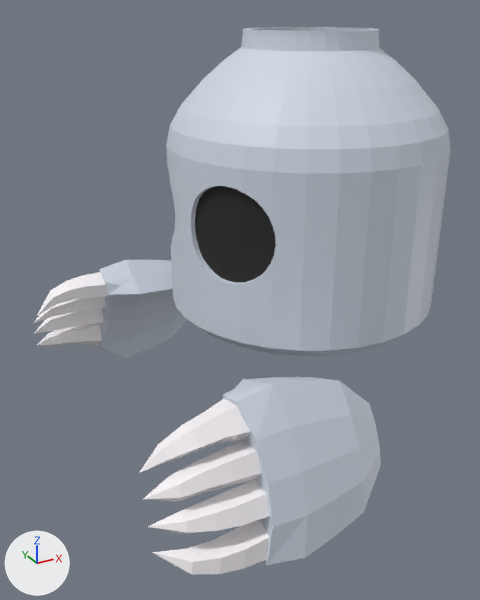
Two versions of the Blender file assets/model/entities/enemt/enemt.blend, one commit apart.
The view is the same before and after, from a camera (50 mm lens) standing at (-2.75, -4.02, 2.13) and looking at (-0.57, -0.05, 0.14). Arrows for +X, +Y and +Z are at lower left; the lights stay in place.

In view in the first picture: 'EyeBG', 'Head', 'Left', 'Right'.
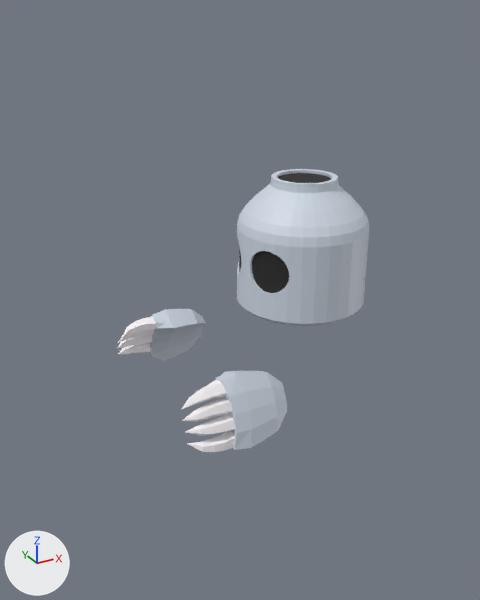
The edits, one by one:
Object 'Right' (ob_right) moves from (-0.786, 1.33, -0.399) to (-0.786, 0.681, -0.394).
Object 'Right' (ob_right) is rescaled from (1.0, 1.0, 1.0) to (0.5, 0.5, 0.5).
Object 'Head' (ob_head) moves from (0.0, 0.0, 1.0) to (0.0, 0.0, 0.496).
Object 'Head' (ob_head) is rescaled from (1.0, 1.0, 1.0) to (0.5, 0.5, 0.5).
Object 'EyeBG' (ob_eyebg) moves from (0.0, 0.0, 0.797) to (0.0, 0.0, 0.395).
Object 'EyeBG' (ob_eyebg) is rescaled from (1.0, 1.0, 1.0) to (0.5, 0.5, 0.5).
Object 'Left' (ob_left) moves from (-0.786, -1.265, -0.38) to (-0.786, -0.616, -0.385).
Object 'Left' (ob_left) is rescaled from (1.0, 1.0, 1.0) to (0.5, 0.5, 0.5).

Location of each change, (x1, y1, x2, y2) in pixels of the pictures (480 x 600 px):
'Head', moved, rescaled (53% narrower, 52% shorter)
    before: (166, 27, 451, 356)
    after: (237, 169, 369, 326)
'Left', moved, rescaled (56% narrower, 59% shorter)
    before: (139, 377, 381, 575)
    after: (181, 371, 287, 452)
'Right', moved, rescaled
    before: (34, 260, 188, 359)
    after: (117, 309, 206, 362)
'EyeBG', moved, rescaled (50% narrower, 52% shorter)
    before: (174, 186, 276, 282)
    after: (239, 247, 289, 293)
